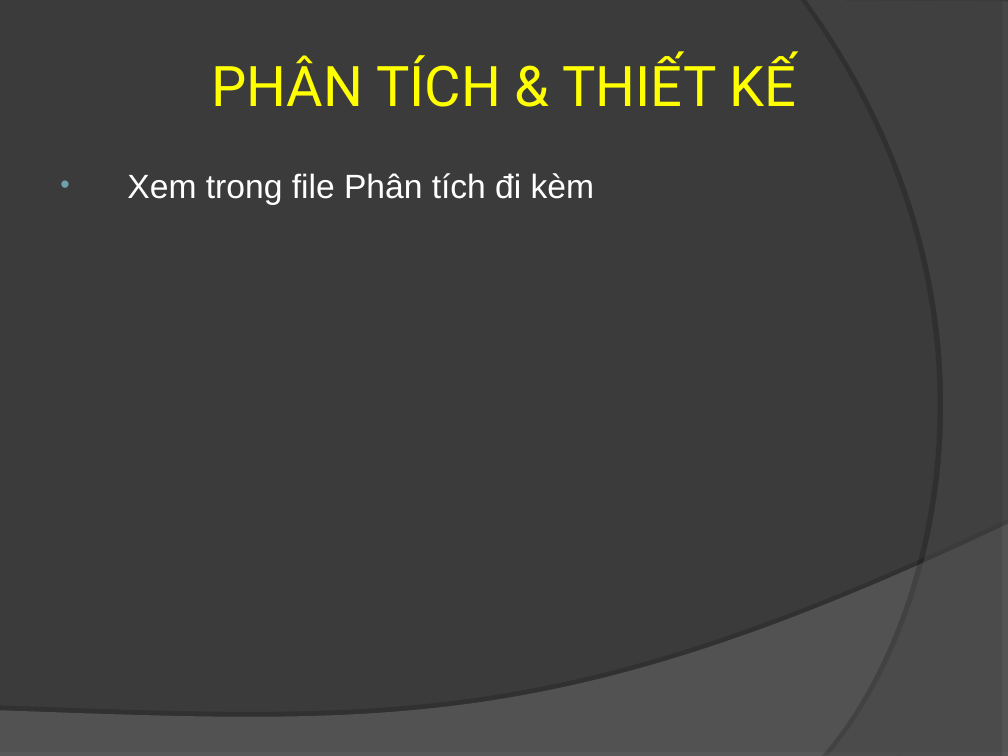
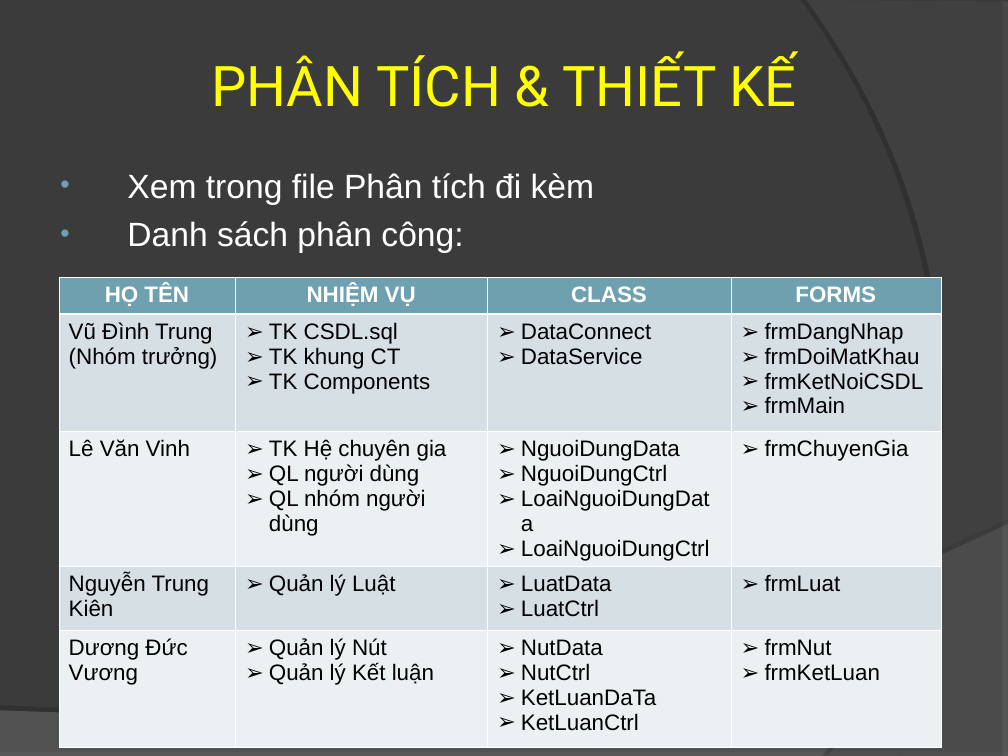
Before and after one commit to trungvdhp/duongtinhduyen, a slide deck: slide 16 of BaoCao/HCG_Duong_Tinh_Duyen_Report.ppt. Drawn at 1008x756 pixels with LibreOffice and Linux fonts; fonts in the diff are those of the drawing. Boxes give left, top, right and bottom in pixels: in the first picture for what was removed or moved away, otherwise in the second. Text is boxed around its words. In the diff, an @@ line names an element or a change of style, - is before the commit and + after.

```diff
--- a/BaoCao/HCG_Duong_Tinh_Duyen_Report.ppt
+++ b/BaoCao/HCG_Duong_Tinh_Duyen_Report.ppt
@@ text at <box>127,221,463,253</box>: paragraph added @@
+• Danh sách phân công:
@@ table added at <box>58,277,940,735</box>, 5 rows, 4 columns @@
+HỌ TÊN | NHIỆM VỤ | CLASS | FORMS
+Vũ Đình Trung / (Nhóm trưởng) | TK CSDL.sql / TK khung CT / TK Components | DataConnect / DataService | frmDangNhap / frmDoiMatKhau / frmKetNoiCSDL / frmMain
+Lê Văn Vinh | TK Hệ chuyên gia / QL người dùng / QL nhóm người dùng | NguoiDungData / NguoiDungCtrl / LoaiNguoiDungData / LoaiNguoiDungCtrl | frmChuyenGia
+Nguyễn Trung Kiên | Quản lý Luật | LuatData / LuatCtrl | frmLuat
+Dương Đức Vương | Quản lý Nút / Quản lý Kết luận | NutData / NutCtrl / KetLuanDaTa / KetLuanCtrl | frmNut / frmKetLuan
```
Also in this commit, not shown: 8 other files.
